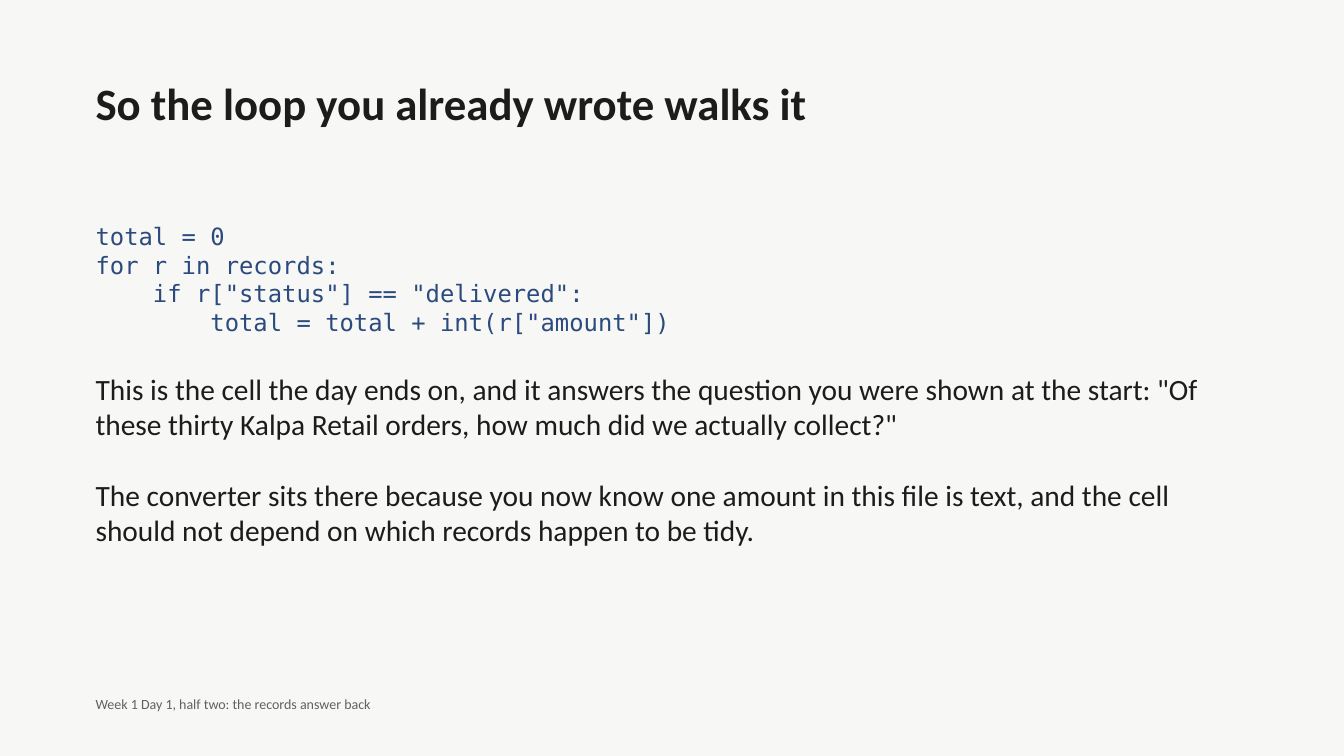
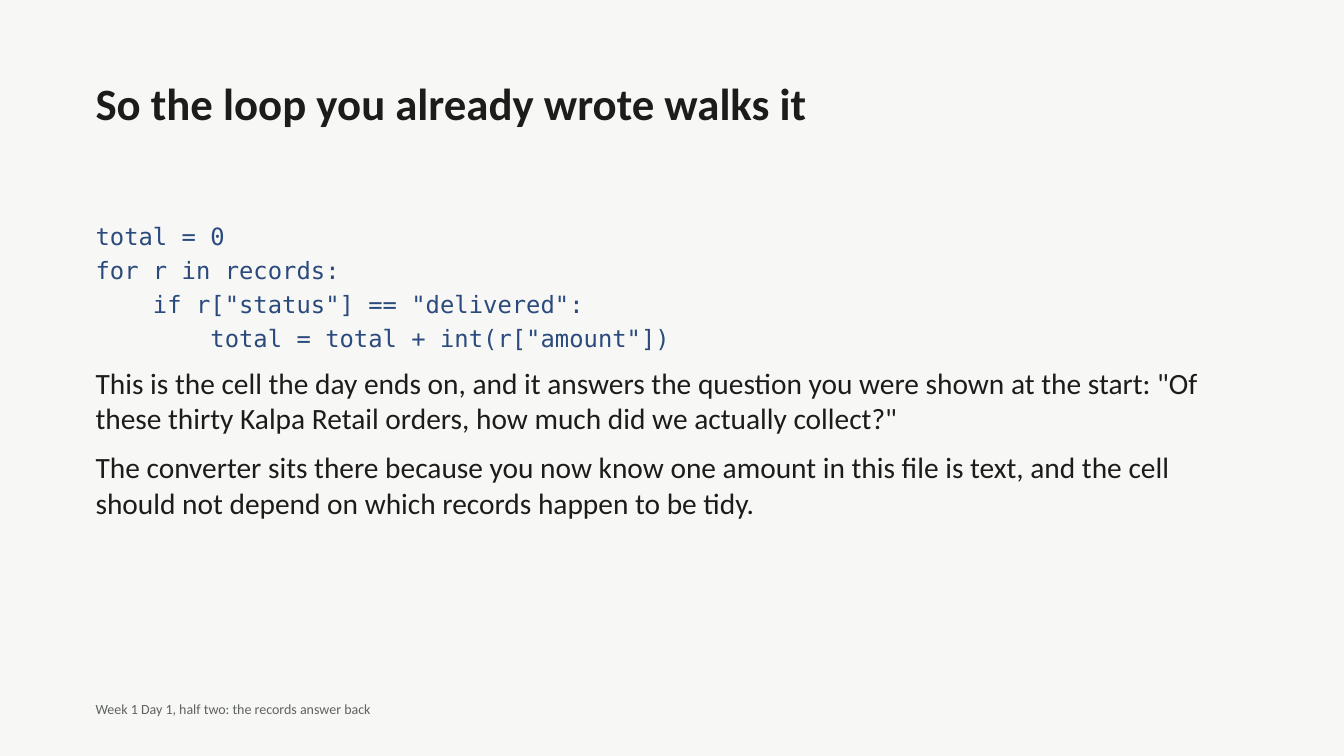
Before and after one commit to fde-academy-lab/c2-content-factory, a slide deck: slide 27 of content/W01/D1/C2_W01_D01_deck_half2_STUDENT.pptx. Drawn at 1344x756 pixels with LibreOffice and Linux fonts; fonts in the diff are those of the drawing. Boxes give left, top, right and bottom in pixels: in the first picture for what was removed or moved away, otherwise in the second. Text is boxed around its words. In the diff, an @@ line names an element or a change of style, - is before the commit and + after.

```diff
--- a/content/W01/D1/C2_W01_D01_deck_half2_STUDENT.pptx
+++ b/content/W01/D1/C2_W01_D01_deck_half2_STUDENT.pptx
@@ text at bbox=[96, 226, 670, 334]: paragraphs removed @@
-total = 0
-for r in records:
-if r["status"] == "delivered":
-total = total + int(r["amount"])
@@ text added at bbox=[96, 226, 670, 350], 17 pt, text #2B4A7D @@
+total = 0
+for r in records:
+if r["status"] == "delivered":
+total = total + int(r["amount"])
@@ text "This is the cell the ...": place and size @@
-text "This is the cell the ..." at bbox=[96, 226, 1197, 546]
+text "This is the cell the ..." at bbox=[96, 373, 1197, 519]
@@ text "This is the cell the ..." at bbox=[96, 373, 1197, 519]: more space between paragraphs @@
@@ text "Week 1 Day 1, half ...": place and size @@
-text "Week 1 Day 1, half ..." at bbox=[96, 699, 370, 711]
+text "Week 1 Day 1, half ..." at bbox=[96, 704, 370, 716]
```
Also in this commit, not shown: 31 other slides changed, 7 other files.
